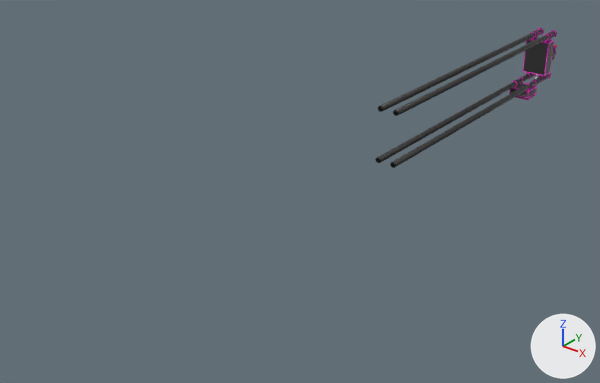
The FBX model Assets/Models/PressFrame.fbx, before and after one commit.
Camera for both pictures: a camera (50 mm lens) standing at (33.4, -81.1, 25.3) and looking at (-4.3, -33.9, -4.0). The lights are fixed; the arrows at lower right show +X, +Y and +Z. Vertices at the same position are counted once.

The first picture shows 'Press'.
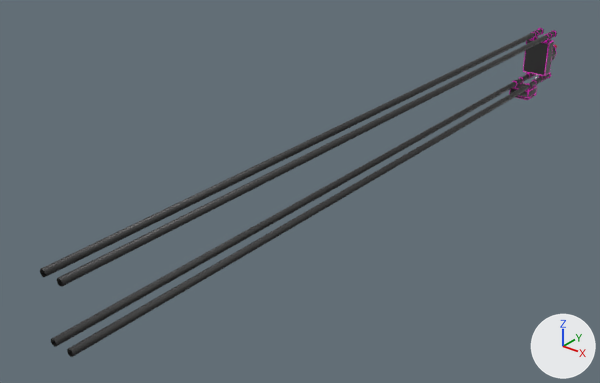
Commit message: Make press legs longer

The change in detail:
me_press has 1261 vertices, 1642 faces and spans x -1.3..1.2, y -28.2..3.5, z -3.7..2.6.
me_press is used by ob_press; location (0.0, 0.0, 0.0).
me_press part 1: all 32 vertices in x -1.0..1.0, y -28.2, z -2.5..2.5 are moved by (0.0, -32.0, 0.0).

Pixel boxes [x1, y1, x2, y2] of what changed, in the pictures (600 x 383 px; the box of a moved part takes in the faces that stretch with it):
'Press', reshaped (183% wider, 134% taller): before [375, 28, 557, 168]; after [40, 28, 557, 357]
part 1 of me_press, moved or reshaped: before [375, 68, 465, 168]; after [40, 68, 465, 357]
